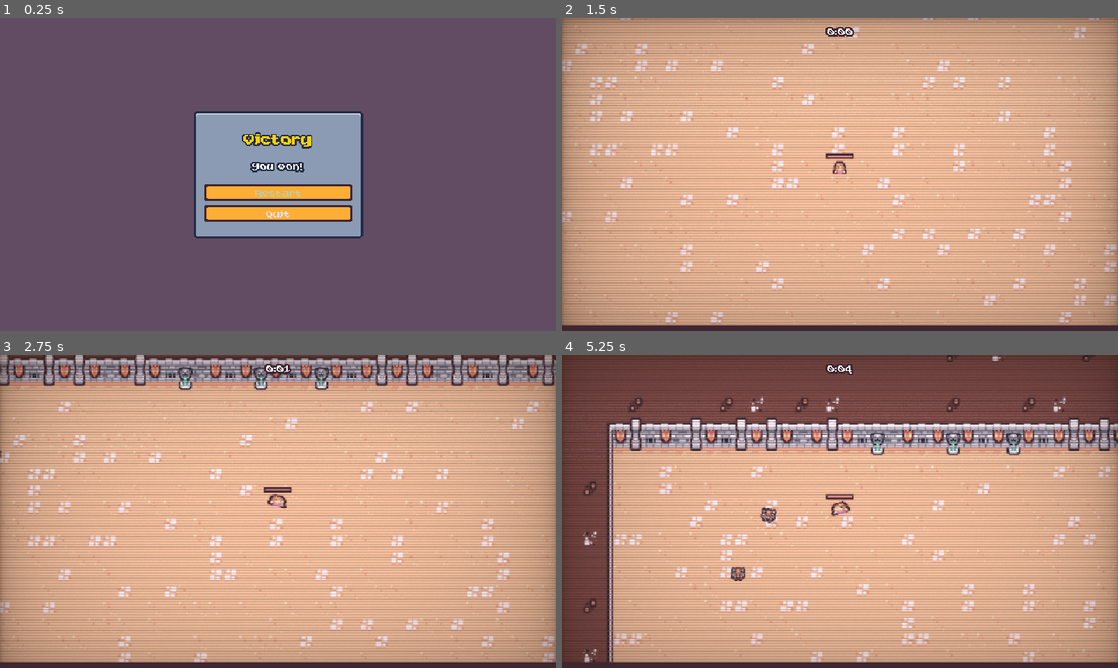
Above: before the commit, frames 1-4 (two rows, left to right).
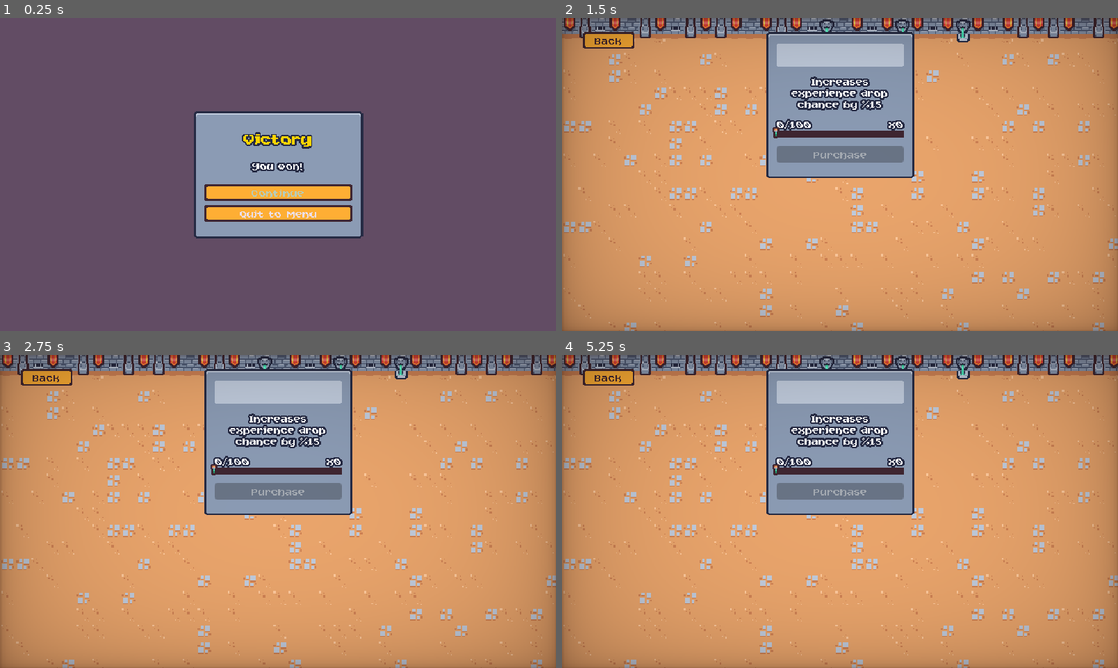
Above: after the commit, the same moments.

Repository: mec-cs/Godot-Survivor-Game
Game: Godot game, scene res://scenes/UI/end_screen.tscn
The game is run twice, just before and just after one commit, with the same random seed, the same clock (stepped at 60 frames per second) and the same inputs. This scene is started directly instead of the project's main scene.
Inputs (mouse positions are in pixels of both pictures, inside the frame that each line leads up to):
- Up to frame 1 (0.25 s): no input
- Up to frame 2 (1.5 s): click (840, 190) at 0.5 s, where only the run before the commit has a clickable "Restart"; click (606, 39) at 1.25 s, where only the run after the commit has a clickable "Back"
- Up to frame 3 (2.75 s): tap Enter at 2 s; move the mouse to (250, 574) at 2.02 s; press the mouse at (250, 574) at 2.03 s; hold Up (move_up) from 2.03 s (still down)
- Up to frame 4 (5.25 s): move the mouse to (1006, 558) at 2.77 s; release the mouse at (1006, 558) at 2.78 s; click (1006, 558) at 2.85 s; move the mouse to (673, 464) at 3.52 s; release Up (move_up) at 3.53 s; press the mouse at (673, 464) at 3.53 s; hold Left (move_left) 3.53-5.03 s; move the mouse to (867, 511) at 4.27 s; release the mouse at (867, 511) at 4.28 s; click (867, 511) at 4.35 s; move the mouse to (756, 433) at 5.02 s; press the mouse at (756, 433) at 5.03 s; hold Down (move_down) from 5.03 s (still down)

The runs differ from the first frame. In frame 1, 0.2% of the frame differs, in the area x 43-57%, y 54-64%; in frame 2, 91%; in frame 3, 90%; in frame 4, 95%, in the area x 0-100%, y 0-100%.

Commit message:
purchasable meta upgrade p2

Diff:
--- a/resources/meta_upgrades/experience_gain.tres
+++ b/resources/meta_upgrades/experience_gain.tres
@@ -4,8 +4,8 @@
 
 [resource]
 script = ExtResource("1_5gu2r")
-id = "exprience_gain"
+id = "experience_gain"
 max_quantity = 1
 experience_cost = 100
-title = "increase experience"
-description = "Increases experience drop chance by %10"
+title = ""
+description = "Increases experience drop chance by %15"
--- a/scenes/UI/end_screen.gd
+++ b/scenes/UI/end_screen.gd
@@ -14,7 +14,7 @@
 	.set_ease(Tween.EASE_OUT).set_trans(Tween.TRANS_BACK)
 
 	get_tree().paused = true
-	$%RestartButton.pressed.connect(on_restart_button_pressed)
+	$%ContinueButton.pressed.connect(on_continue_button_pressed)
 	$%QuitButton.pressed.connect(on_quit_button_pressed)
 
 
@@ -31,14 +31,16 @@
 		$VictoryStreamPlayer.play()
 
 
-func on_restart_button_pressed():
+func on_continue_button_pressed():
 	ScreenTransition.transition()
 	await ScreenTransition.transitioned_halfway
 	get_tree().paused = false
-	get_tree().change_scene_to_file("res://scenes/main/main.tscn")
+	get_tree().change_scene_to_file("res://scenes/UI/meta_menu.tscn")
 
 
 func on_quit_button_pressed():
 	$AnimationPlayer.play("out")
 	await $AnimationPlayer.animation_finished
-	get_tree().quit()
+	ScreenTransition.transition_to_scene("res://scenes/UI/main_menu.tscn")
+	await ScreenTransition.transitioned_halfway
+	get_tree().paused = false
--- a/scenes/UI/end_screen.tscn
+++ b/scenes/UI/end_screen.tscn
@@ -136,16 +136,18 @@
 [node name="VBoxContainer" type="VBoxContainer" parent="MarginContainer/PanelContainer/MarginContainer/VBoxContainer"]
 layout_mode = 2
 
-[node name="RestartButton" parent="MarginContainer/PanelContainer/MarginContainer/VBoxContainer/VBoxContainer" instance=ExtResource("2_4av3o")]
+[node name="ContinueButton" parent="MarginContainer/PanelContainer/MarginContainer/VBoxContainer/VBoxContainer" instance=ExtResource("2_4av3o")]
 unique_name_in_owner = true
 layout_mode = 2
 theme_override_colors/font_color = Color(0.713726, 0.803922, 0.733333, 1)
 theme_override_colors/font_hover_color = Color(0.537255, 1, 0.843137, 1)
-text = "Restart"
+text = "Continue
+"
 
 [node name="QuitButton" parent="MarginContainer/PanelContainer/MarginContainer/VBoxContainer/VBoxContainer" instance=ExtResource("2_4av3o")]
 unique_name_in_owner = true
 layout_mode = 2
 theme_override_colors/font_color = Color(0.92549, 0.87451, 0.909804, 1)
 theme_override_colors/font_hover_color = Color(0.996078, 0.666667, 0.92549, 1)
-text = "Quit"
+text = "Quit to Menu
+"
--- a/scenes/UI/main_menu.gd
+++ b/scenes/UI/main_menu.gd
@@ -5,8 +5,15 @@
 
 func _ready():
 	$%PlayButton.pressed.connect(on_play_pressed)
+	$%UpgradesButton.pressed.connect(on_upgrades_pressed)
 	$%OptionsButton.pressed.connect(on_options_pressed)
 	$%QuitButton.pressed.connect(on_quit_pressed)
+
+
+func on_upgrades_pressed():
+	ScreenTransition.transition()
+	await ScreenTransition.transitioned_halfway
+	get_tree().change_scene_to_file("res://scenes/UI/meta_menu.tscn")
 
 
 func on_play_pressed():
--- a/scenes/UI/main_menu.tscn
+++ b/scenes/UI/main_menu.tscn
@@ -49,6 +49,12 @@
 layout_mode = 2
 text = "Play"
 
+[node name="UpgradesButton" parent="MarginContainer/PanelContainer/MarginContainer/VBoxContainer" instance=ExtResource("1_vvwyo")]
+unique_name_in_owner = true
+layout_mode = 2
+text = "Upgrades
+"
+
 [node name="OptionsButton" parent="MarginContainer/PanelContainer/MarginContainer/VBoxContainer" instance=ExtResource("1_vvwyo")]
 unique_name_in_owner = true
 layout_mode = 2
--- a/scenes/UI/meta_menu.gd
+++ b/scenes/UI/meta_menu.gd
@@ -5,10 +5,20 @@
 @onready var grid_container = $%GridContainer
 
 var meta_upgrade_card_scene = preload("res://scenes/UI/meta_upgrade_card.tscn")
+@onready var back_button = %BackButton
 
 
 func _ready():
+	back_button.pressed.connect(on_back_pressed)
+
+	for child in grid_container.get_children():
+		child.queue_free()
+
 	for upgrade in upgrades:
 		var meta_upgrade_card_instance = meta_upgrade_card_scene.instantiate()
 		grid_container.add_child(meta_upgrade_card_instance)
 		meta_upgrade_card_instance.set_meta_upgrade(upgrade)
+
+
+func on_back_pressed():
+	ScreenTransition.transition_to_scene("res://scenes/UI/main_menu.tscn")
--- a/scenes/UI/meta_menu.tscn
+++ b/scenes/UI/meta_menu.tscn
@@ -1,8 +1,9 @@
-[gd_scene load_steps=5 format=3 uid="uid://6ow5xlek5er8"]
+[gd_scene load_steps=6 format=3 uid="uid://6ow5xlek5er8"]
 
 [ext_resource type="Script" path="res://scenes/UI/meta_menu.gd" id="1_rs1ky"]
 [ext_resource type="Resource" uid="uid://dlhsx4utjbslf" path="res://resources/meta_upgrades/experience_gain.tres" id="2_0l5bj"]
 [ext_resource type="TileSet" uid="uid://btpc3ci2vxbhq" path="res://resources/tileset.tres" id="2_6ufxe"]
+[ext_resource type="PackedScene" uid="uid://bwfidn3yqrrg1" path="res://scenes/UI/meta_upgrade_card.tscn" id="4_1f3fw"]
 [ext_resource type="PackedScene" uid="uid://dbfwp6uulhkjd" path="res://scenes/UI/vignette.tscn" id="4_il0a8"]
 
 [node name="MetaMenu" type="CanvasLayer"]
@@ -33,7 +34,21 @@
 layout_mode = 2
 size_flags_horizontal = 4
 theme_override_constants/h_separation = 20
-columns = 3
+columns = 2
+
+[node name="MetaUpgradeCard" parent="MarginContainer/GridContainer" instance=ExtResource("4_1f3fw")]
+layout_mode = 2
+
+[node name="MetaUpgradeCard2" parent="MarginContainer/GridContainer" instance=ExtResource("4_1f3fw")]
+layout_mode = 2
+
+[node name="BackButton" type="Button" parent="MarginContainer"]
+unique_name_in_owner = true
+custom_minimum_size = Vector2(59, 0)
+layout_mode = 2
+size_flags_horizontal = 0
+size_flags_vertical = 0
+text = "Back"
 
 [node name="Vignette" parent="." instance=ExtResource("4_il0a8")]
 layer = 3
--- a/scenes/UI/meta_upgrade_card.gd
+++ b/scenes/UI/meta_upgrade_card.gd
@@ -3,8 +3,9 @@
 @onready var name_label: Label = $%NameLabel
 @onready var description_label: Label = $%DescriptionLabel
 @onready var progress_bar = $%ProgressBar
-@onready var purchase_button = %PurchaseButton
-@onready var progress_label = %ProgressLabel
+@onready var purchase_button = $%PurchaseButton
+@onready var progress_label = $%ProgressLabel
+@onready var count_label = $%CountLabel
 
 var upgrade: MetaUpgrade
 
@@ -21,12 +22,20 @@
 
 
 func update_progress():
+	var current_quantity = 0
+	if MetaProgression.save_data["meta_upgrades"].has([upgrade.id]):
+		current_quantity = MetaProgression.save_data["meta_upgrades"][upgrade.id]["quantity"]
+
+	var is_maxed = current_quantity >= upgrade.max_quantity
 	var currency = MetaProgression.save_data["meta_upgrade_currency"]
 	var percent = currency / upgrade.experience_cost
 	percent = min(percent, 1)
 	progress_bar.value = percent
-	purchase_button.disabled = percent < 1
+	purchase_button.disabled = percent < 1 || is_maxed
+	if is_maxed:
+		purchase_button.text = "Max"
 	progress_label.text = str(currency) + "/" + str(upgrade.experience_cost)
+	count_label.text = "x%d" % current_quantity
 
 
 func select_card():
--- a/scenes/UI/meta_upgrade_card.tscn
+++ b/scenes/UI/meta_upgrade_card.tscn
@@ -166,12 +166,21 @@
 mouse_filter = 2
 theme_override_constants/separation = 1
 
-[node name="ProgressLabel" type="Label" parent="MarginContainer/VBoxContainer/VBoxContainer"]
+[node name="HBoxContainer" type="HBoxContainer" parent="MarginContainer/VBoxContainer/VBoxContainer"]
+layout_mode = 2
+
+[node name="ProgressLabel" type="Label" parent="MarginContainer/VBoxContainer/VBoxContainer/HBoxContainer"]
 unique_name_in_owner = true
 layout_mode = 2
 theme_type_variation = &"BlueOutlineLabel"
 text = "50 / 200"
-horizontal_alignment = 1
+
+[node name="CountLabel" type="Label" parent="MarginContainer/VBoxContainer/VBoxContainer/HBoxContainer"]
+unique_name_in_owner = true
+layout_mode = 2
+size_flags_horizontal = 10
+theme_type_variation = &"BlueOutlineLabel"
+text = "x0"
 
 [node name="MarginContainer" type="MarginContainer" parent="MarginContainer/VBoxContainer/VBoxContainer"]
 layout_mode = 2
--- a/scenes/autoload/meta_progression.gd
+++ b/scenes/autoload/meta_progression.gd
@@ -36,5 +36,11 @@
 	save()
 
 
+func get_upgrade_count(upgrade_id: String):
+		if save_data["meta_upgrades"].has(upgrade_id):
+			return save_data["meta_upgrades"][upgrade_id]["quantity"]
+		return 0
+
+
 func on_experience_collected(number: float):
 	save_data["meta_upgrade_currency"] += number
--- a/scenes/autoload/screen_transition.gd
+++ b/scenes/autoload/screen_transition.gd
@@ -15,6 +15,12 @@
 	transition_out()
 
 
+func transition_to_scene(scene_path: String):
+	transition()
+	await transitioned_halfway
+	get_tree().change_scene_to_file(scene_path)
+
+
 func transition_out():
 	$AnimationPlayer.play_backwards("default")
 	await $AnimationPlayer.animation_finished
--- a/scenes/component/vail_drop_component.gd
+++ b/scenes/component/vail_drop_component.gd
@@ -10,7 +10,12 @@
 
 
 func on_died():
-	if randf() > drop_percent:
+	var adjusted_drop_percent = drop_percent
+	var experience_gain_upgrade_count = MetaProgression.get_upgrade_count("experience_gain")
+	if experience_gain_upgrade_count > 0:
+		adjusted_drop_percent += 0.15
+
+	if randf() > adjusted_drop_percent:
 		return
 
 	if vail_scene == null:
--- a/scenes/game_object/basic_enemy/basic_enemy.tscn
+++ b/scenes/game_object/basic_enemy/basic_enemy.tscn
@@ -129,7 +129,7 @@
 [node name="HealthComponent" parent="." instance=ExtResource("2_epd8m")]
 
 [node name="VailDropComponent" parent="." node_paths=PackedStringArray("health_component") instance=ExtResource("3_8osq0")]
-drop_percent = 1.0
+drop_percent = 0.35
 health_component = NodePath("../HealthComponent")
 
 [node name="VelocityComponent" parent="." instance=ExtResource("4_wpnng")]
@@ -137,14 +137,13 @@
 [node name="HitFlashComponent" parent="." node_paths=PackedStringArray("health_component", "sprite") instance=ExtResource("7_bm8um")]
 health_component = NodePath("../HealthComponent")
 sprite = NodePath("../Visuals/Sprite2D")
-hit_flash_material = SubResource("ShaderMaterial_6cvbx")
+hit_flash_material = SubResource("ShaderMaterial_3cpmj")
 
 [node name="DeathComponent" parent="." node_paths=PackedStringArray("health_component", "sprite") instance=ExtResource("4_0oo0j")]
 health_component = NodePath("../HealthComponent")
 sprite = NodePath("../Visuals/Sprite2D")
 
 [node name="HitRandomAudioPlayerComponent" parent="." instance=ExtResource("11_6ph8q")]
-max_distance = 500.0
 streams = Array[AudioStream]([ExtResource("10_4uhww"), ExtResource("12_gfg3r"), ExtResource("13_n2wh7"), ExtResource("14_nukiy"), ExtResource("15_1gpet")])
 
 [node name="HurtboxComponent" parent="." node_paths=PackedStringArray("health_component") instance=ExtResource("4_0d2a6")]
Not shown: 1 places in scenes/game_object/basic_enemy/basic_enemy.tscn that only renumber resources
